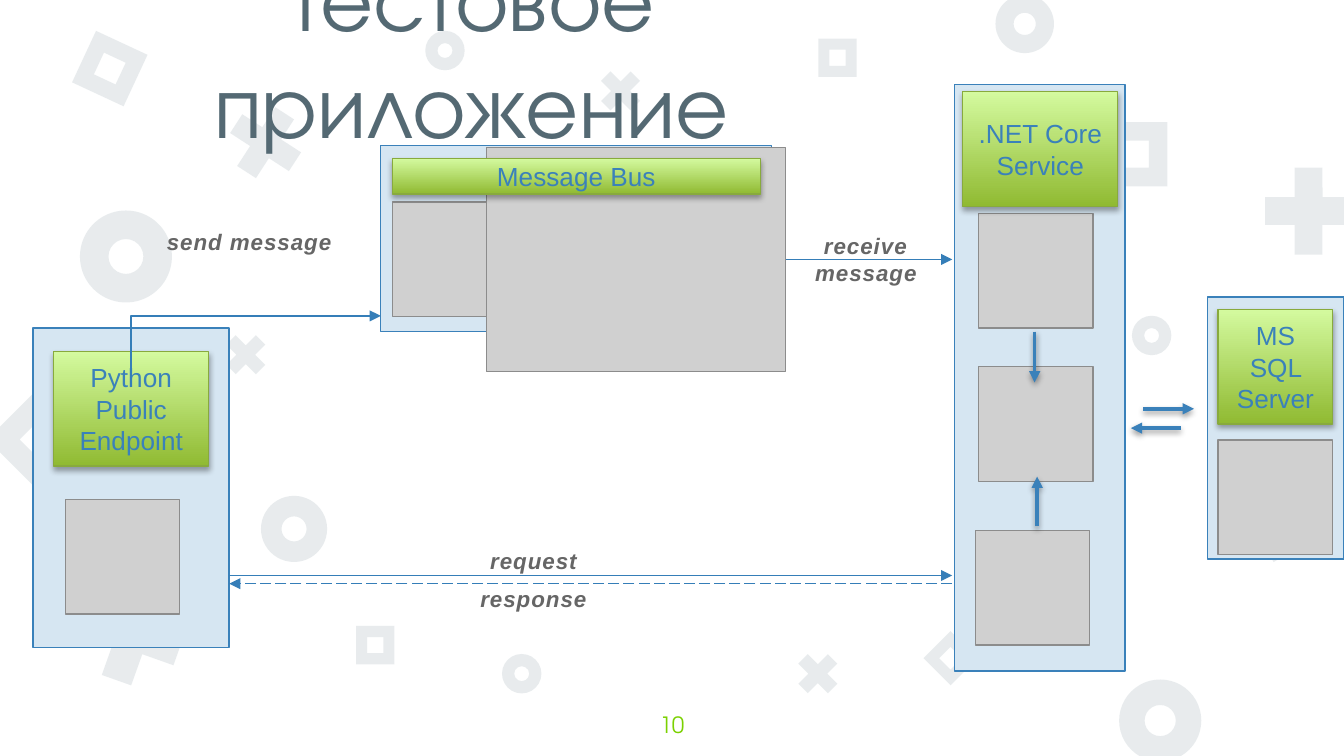
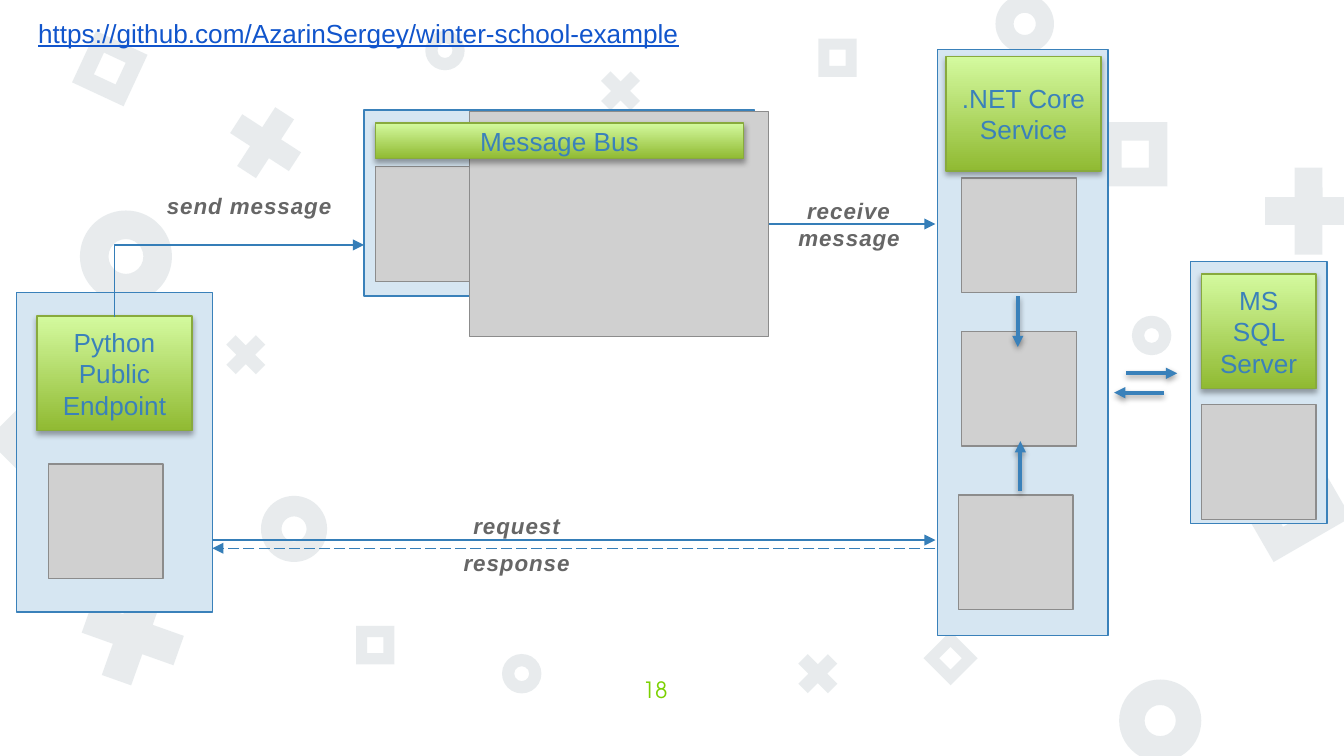
Before and after one commit to AzarinSergey/winter-school-example, a slide deck: slide 18 of Materials/docker.pptx (slide 10 before the commit). Drawn at 1344x756 pixels with LibreOffice and Linux fonts; fonts in the diff are those of the drawing; grey boxes stand for pictures. Boxes give left, top, right and bottom in pixels: in the first picture for what was removed or moved away, otherwise in the second. Text is boxed around its words. In the diff, an @@ line names an element or a change of style, - is before the commit and + after.

Commit message:
pptx updated

```diff
--- a/Materials/docker.pptx
+++ b/Materials/docker.pptx
@@ text added at bbox=[38, 24, 678, 48], 14 pt, text #1155CC, underline @@
+https://github.com/AzarinSergey/winter-school-example
@@ text removed at bbox=[215, 0, 730, 159] @@
-Тестовое приложение
@@ text "send message": place and size @@
-text "send message" at bbox=[167, 234, 331, 255]
+text "send message" at bbox=[167, 198, 331, 219]
@@ elbow arrow moved from (132, 387) - (380, 316) to (114, 317) - (364, 245) @@
@@ 5 arrows, 3 pictures, 2 texts, 1 rectangle: place and size @@
-5 arrows, 3 pictures, 2 texts, 1 rectangle at bbox=[34, 148, 1193, 648]
+5 arrows, 3 pictures, 2 texts, 1 rectangle at bbox=[16, 112, 1177, 613]
@@ 7 rectangles, 4 pictures, 2 arrows, 1 text: place and size @@
-7 rectangles, 4 pictures, 2 arrows, 1 text at bbox=[54, 85, 1344, 671]
+7 rectangles, 4 pictures, 2 arrows, 1 text at bbox=[38, 50, 1328, 636]
@@ cross added at bbox=[1035, 487, 1120, 571], fill #667F8C at 15% opacity @@
@@ page number at bbox=[643, 681, 668, 699]: text changed @@
-10
+18
```
Also in this commit, not shown: 1 other slide changed, 14 slides added, 26 slides removed, 4 other files.
